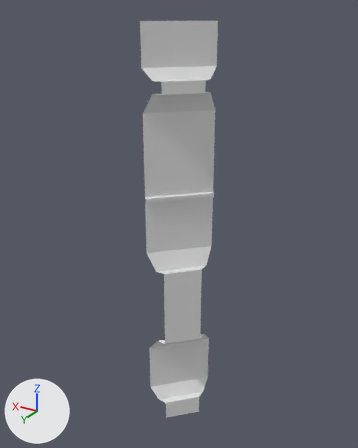
Renders of the FBX model Assets/Background/Wall/Wall_3_Corner.fbx from each side of a commit.
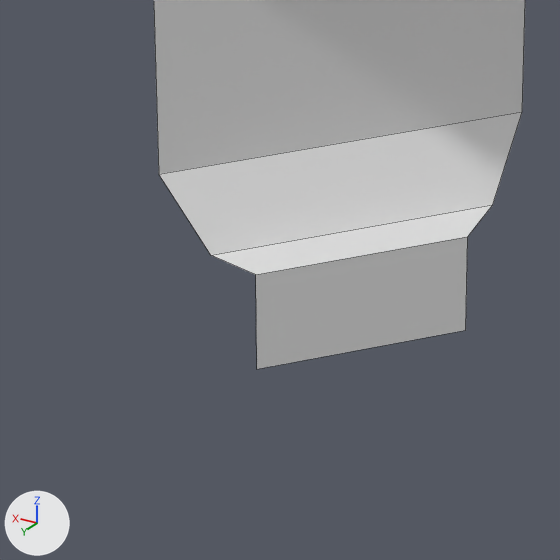
Each version appears first whole from a 50 mm lens placed at (-49.72, 6.64, 12.35), pointed at (-46.1, 0.61, 9.34), and next in a close-up on the part from 35% to 60% of the width and 80% to 100% of the height. The axes (+X, +Y, +Z) are drawn at lower left. The lights are the same throughout. The close-ups show mesh edges as thin lines. Where no turn or scale is listed for an object, it has been applied to the vertices.

In view in the first close-up: 'Wall_3_Corner'.
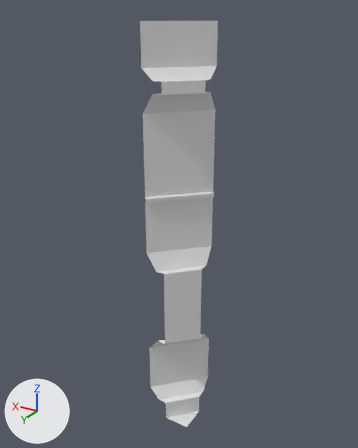
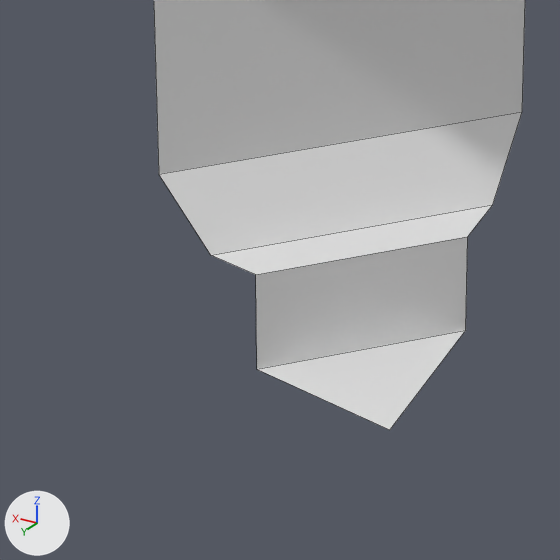
The newer file is also turned or shifted as a whole; pictures and numbers use the older file's frame.

Where the change shows, as pixel boxes (x1, y1, x2, y2) in the close-ups (560 x 560 px):
'Wall_3_Corner', reshaped: before (154, 0, 525, 369); after (154, 0, 525, 430)
part 1 of me_mesh, added: after (258, 330, 465, 430)

What changed in the scene script:
```text
Change me_mesh:
    where me_mesh.from_pydata(...)  # 50 vertices, 24 faces; spans x -0.03..0.73, y -0.31..0.46, z 0.0..6.4
    used by ob_wall_3_corner; location = (-46.53, 0.647, 5.831)
    verts and faces of me_mesh; kept vertices keep their numbers, new ones are numbered from 50
    before: 0 (0.42, 0.42, 0.0) at pixel (256, 369), 17 (0.0, 0.0, 0.0) at pixel (465, 330)
    me_mesh part 1
    add verts[50] = (0.0, 0.42, 0.0)  # pixel (389, 429)
    add faces += [(0, 17, 50)]
```
